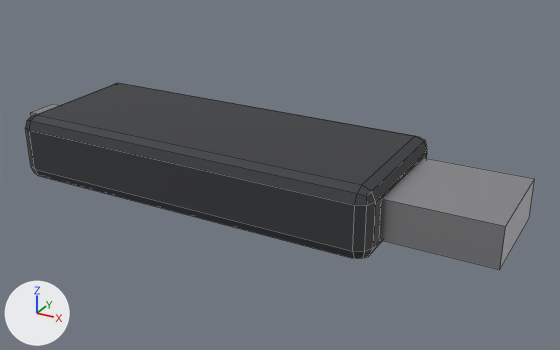
What one commit did to the FBX model Assets/ROOT_AE3/ROOT_AE3_UsbStick/ROOT_AE3_UsbStick.fbx.
Before and after are seen from a camera (50 mm lens) standing at (0.0468, -0.0705, 0.0387) and looking at (0.0072, 0.0015, 0.0027). The lights are fixed; the arrows at lower left show +X, +Y and +Z. The picture after the commit comes second. Mesh edges are drawn as thin lines. Objects named as collision shapes, trigger or cutter boxes, shadow casters or lower levels of detail are left out.

Names of what the first picture shows: 'ROOT_AE3_UsbStick_LOD0'.
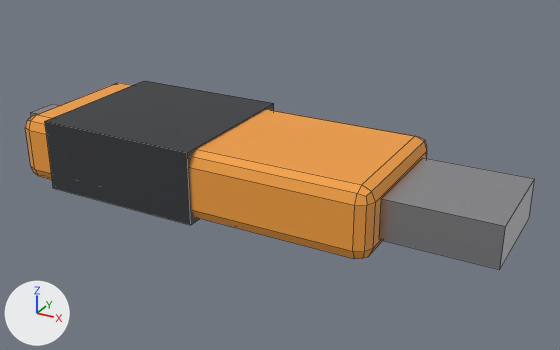
Location of each change, (x1, y1, x2, y2) in pixels of the pictures (560 x 350 px):
'ROOT_AE3_UsbStick_LOD0', reshaped
    before: (26, 83, 535, 269)
    after: (26, 81, 535, 269)
part 1 of me_root_ae3_usbstick, added
    after: (45, 81, 274, 225)
part 2 of me_root_ae3_usbstick, recoloured (dark grey to orange)
    both: (26, 83, 427, 259)

The change in detail:
Material 'AE3_Accent' (mat_ae3_accent) is new.
Its base color is (0.9, 0.35, 0.05) (orange #f3a03f).
me_root_ae3_usbstick is used by ob_root_ae3_usbstick_lod0; location (0.0, 0.0, 0.004).
me_root_ae3_usbstick had 72 vertices, 66 faces and spanned x -0.028..0.0345, y -0.009..0.009, z -0.004..0.004.
me_root_ae3_usbstick now has 80 vertices, 72 faces and spans x -0.028..0.0345, y -0.0093..0.0093, z -0.0043..0.0043.
me_root_ae3_usbstick part 1: a new loose piece, a box spanning x -0.018..0.002, y -0.0093..0.0093, z -0.0043..0.0043, in mat_ae3_plastic_dark (dark grey #353638).
me_root_ae3_usbstick part 2: 54 faces spanning x -0.0225..0.0225, y -0.009..0.009, z -0.004..0.004 switch from mat_ae3_plastic_dark (dark grey #353638) to mat_ae3_accent (orange #f3a03f).
